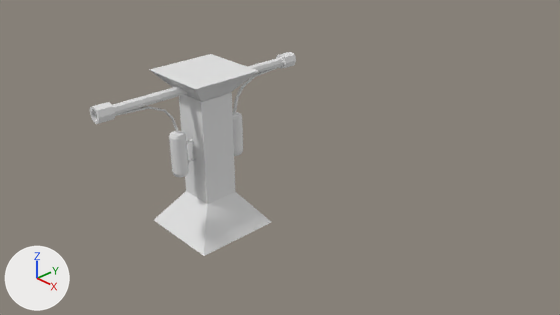
An edit to the Blender file mesh/poly/final/trap_flame_ma_l.blend, drawn before and after from the same camera.
Both versions are drawn from the file's camera 'Camera'. Lighting does not change. The marker at lower left points along +X, +Y and +Z.
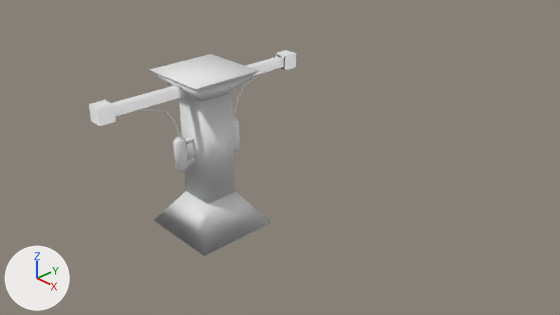
The change in detail:
me_cube_001 is used by ob_cube; location (0.0, 0.0, 0.0); scale (0.246, 0.246, 0.1).
me_cube_001 had 1150 vertices, 976 faces and spanned x -1.0..1.0, y -2.57..2.57, z 0.0..9.23.
me_cube_001 now has 304 vertices, 222 faces and spans x -1.0..1.0, y -2.57..2.57, z 0.0..9.23.
me_cube_001 part 1: a new loose piece, a box spanning x -0.041..0.041, y -0.662..-0.334, z 5.495..5.695.
me_cube_001 part 2: the loose piece of 226 vertices spanning x -0.18..0.18, y -0.96..-0.6, z 3.71..6.3 is rebuilt with 32 vertices and now spans x -0.11..0.11, y -0.88..-0.61, z 4.01..5.97.
me_cube_001 part 3: the loose piece of 226 vertices spanning x -0.18..0.18, y 0.6..0.96, z 3.71..6.3 is rebuilt with 32 vertices and now spans x -0.11..0.11, y 0.61..0.88, z 4.01..5.97.
me_cube_001 part 4: the loose piece of 169 vertices spanning x -0.17..0.17, y 0.2..2.57, z 8.07..8.93 is rebuilt with 36 vertices and now spans x -0.17..0.17, y 0.2..2.57, z 8.07..8.93.
me_cube_001 part 5: the loose piece of 169 vertices spanning x -0.17..0.17, y -2.57..-0.2, z 8.07..8.93 is rebuilt with 36 vertices and now spans x -0.17..0.17, y -2.57..-0.2, z 8.07..8.93.
Part 6, on me_cube_001:
68 vertices are removed from x -0.04..0.05, y -2.26..-0.7, z 5.85..8.3.
60 faces are deleted.
6 vertices are added at (-0.02, -1.61, 8.12), (0.02, -1.61, 8.12), (-0.02, -1.61, 8.12), (0.02, -1.61, 8.12), (0.03, -0.85, 6.84), (0.03, -0.85, 6.84).
8 new vertices lie (0.0, -0.11, 1.0) away from vertices in x -0.03..0.05, y -0.74..-0.7, z 5.84..5.88.
6 new vertices lie (0.0, 0.64, -0.09) away from vertices in x -0.04..0.04, y -2.25, z 8.26..8.31.
24 new faces join them.
Part 7, on me_cube_001:
68 vertices are removed from x -0.04..0.05, y 0.7..2.26, z 5.85..8.3.
60 faces are deleted.
6 vertices are added at (-0.02, 1.61, 8.12), (0.02, 1.61, 8.12), (-0.02, 1.61, 8.12), (0.02, 1.61, 8.12), (0.03, 0.85, 6.84), (0.03, 0.85, 6.84).
8 new vertices lie (0.0, 0.11, 1.0) away from vertices in x -0.03..0.05, y 0.7..0.74, z 5.84..5.88.
6 new vertices lie (0.0, -0.64, -0.09) away from vertices in x -0.04..0.04, y 2.25, z 8.26..8.31.
24 new faces join them.
me_cube_001 part 8: 30 kept faces spanning x -1.0..1.0, y -1.0..1.0, z 0.0..9.23 are now shaded smooth.

Where the change shows, as pixel boxes [x1, y1, x2, y2] in the pictures (560 x 315 px):
'Cube', reshaped: before [90, 52, 296, 256]; after [89, 50, 296, 256]
part 1 of me_cube_001, added: after [186, 137, 194, 144]
part 2 of me_cube_001, rebuilt (24% narrower, 21% shorter): before [169, 131, 189, 177]; after [173, 136, 188, 172]
part 3 of me_cube_001, rebuilt: before [232, 112, 243, 156]; after [233, 118, 240, 151]
part 4 of me_cube_001, rebuilt: before [248, 52, 296, 73]; after [246, 50, 296, 76]
part 5 of me_cube_001, rebuilt (8% taller): before [90, 86, 188, 124]; after [89, 85, 189, 126]
part 6 of me_cube_001, cut back: before [115, 106, 179, 133]; after [133, 108, 181, 138]
part 7 of me_cube_001, cut back: before [233, 66, 282, 114]; after [233, 72, 265, 119]
part 8 of me_cube_001, shading changed: [154, 54, 271, 256] in both
